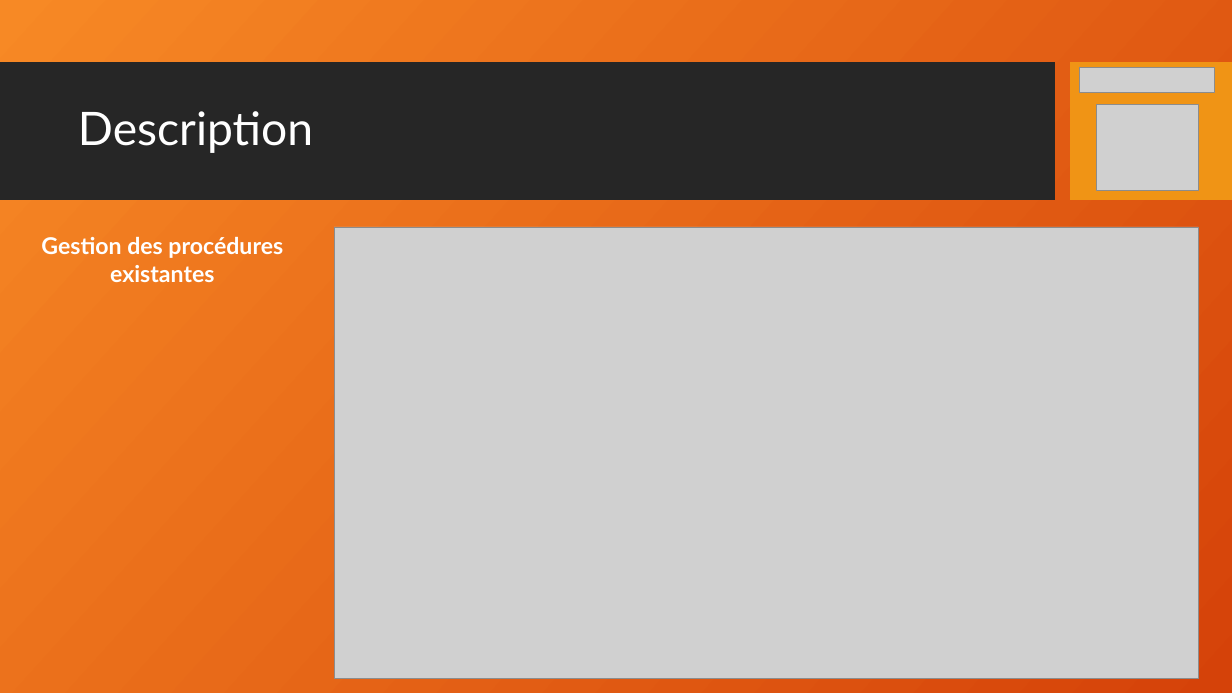
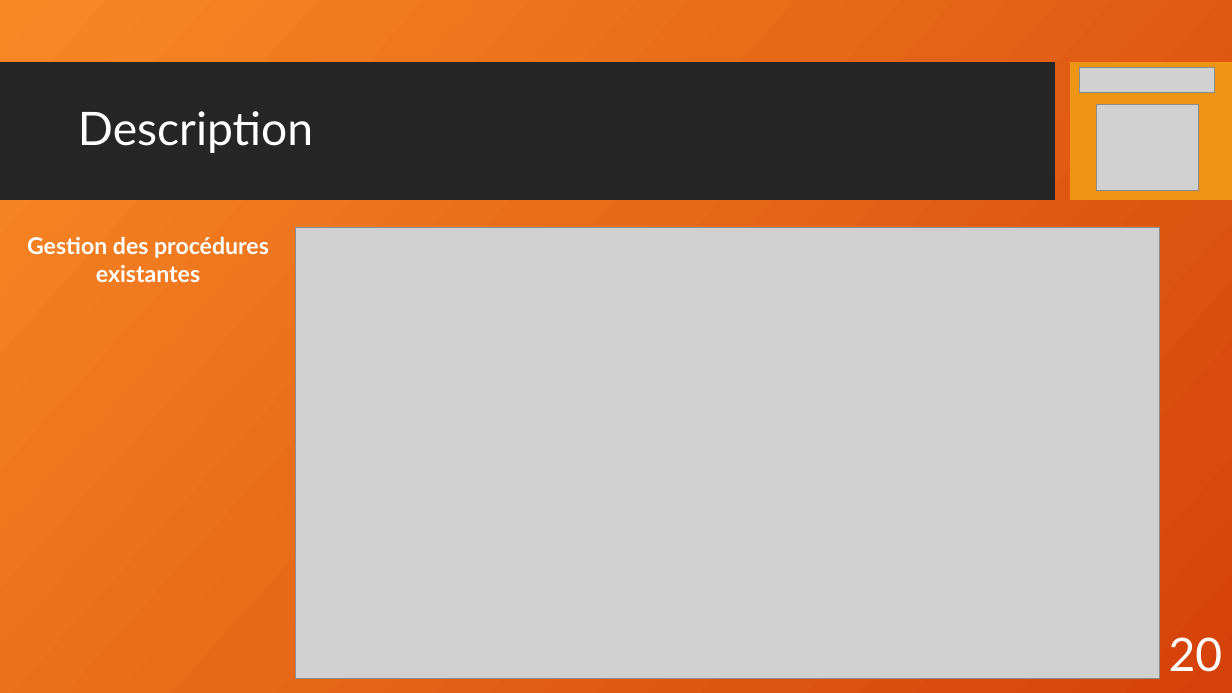
Before and after one commit to RaimonDylan/cnam, a slide deck: slide 20 of Rapport d'activité/ppt_Rapport2.odp (slide 17 before the commit). Drawn at 1232x693 pixels with LibreOffice and Linux fonts; fonts in the diff are those of the drawing; grey boxes stand for pictures; background and template pictures are left out. Boxes give left, top, right and bottom in pixels: in the first picture for what was removed or moved away, otherwise in the second. Text is boxed around its words. In the diff, an @@ line names an element or a change of style, - is before the commit and + after.

```diff
--- a/Rapport d'activité/ppt_Rapport2.odp
+++ b/Rapport d'activité/ppt_Rapport2.odp
@@ text "Gestion des procédures existantes": place and size @@
-text "Gestion des procédures existantes" at [41, 237, 283, 282]
+text "Gestion des procédures existantes" at [27, 237, 269, 282]
@@ picture: place and size @@
-picture at [335, 227, 1200, 679]
+picture at [295, 227, 1160, 679]
@@ page number added at [1169, 637, 1223, 672], 36 pt, text #FFFFFF @@
+20
```
Also in this commit, not shown: 11 other slides changed, 7 slides added, 7 slides removed, 1 other file.
